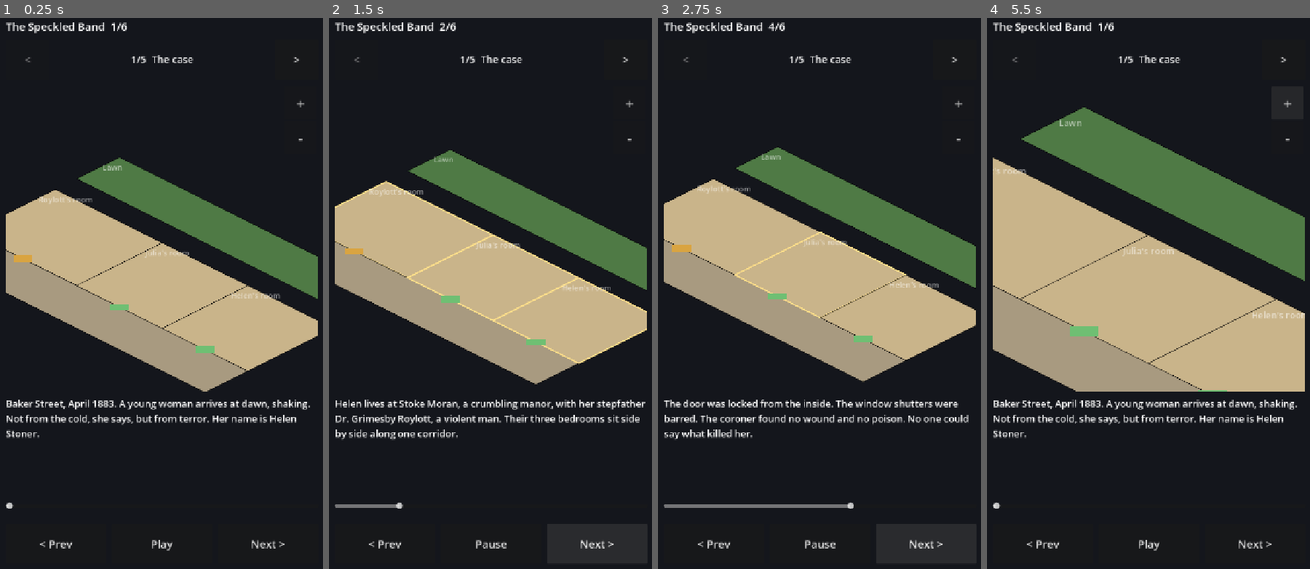
Above: before the commit, frames 1-4 (left to right).
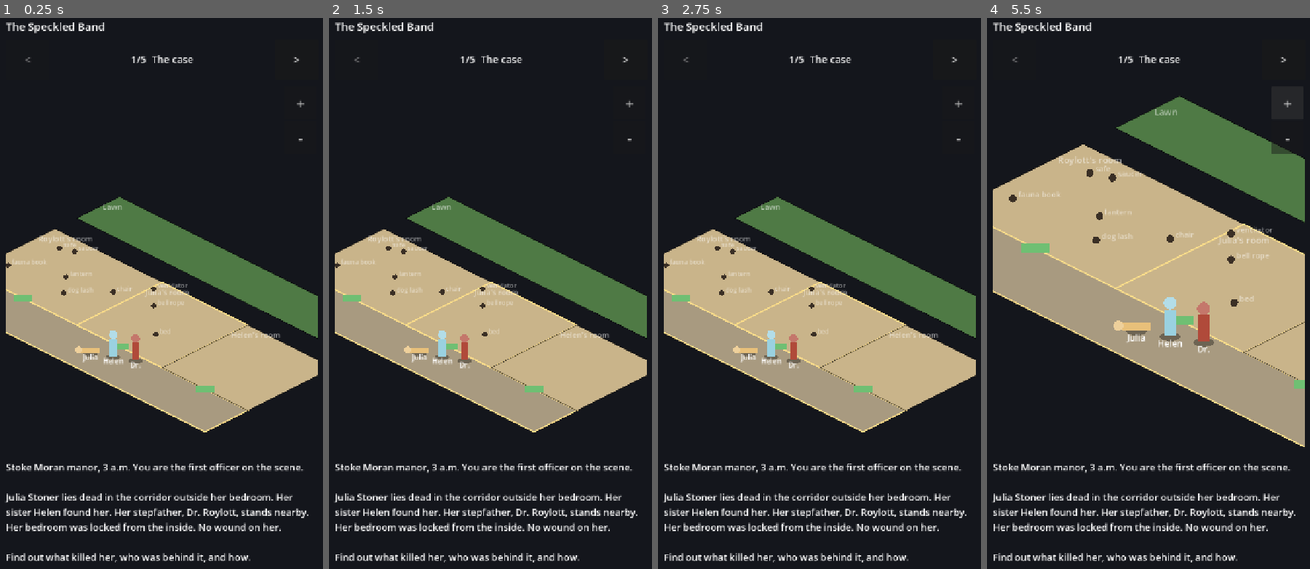
Above: after the commit, the same moments.

Repository: bsmmoon/game-4
Game: Godot game, scene res://main.tscn
The game is run twice, just before and just after one commit, with the same random seed, the same clock (stepped at 60 frames per second) and the same inputs.
Inputs (mouse positions are in pixels of both pictures, inside the frame that each line leads up to):
- Up to frame 1 (0.25 s): no input
- Up to frame 2 (1.5 s): click (490, 541) at 0.5 s, where only the run before the commit has a clickable "Play"; click (597, 541) at 1.25 s, where only the run before the commit has a clickable "Next >"
- Up to frame 3 (2.75 s): click (926, 541) at 2 s, where only the run before the commit has a clickable "Next >"
- Up to frame 4 (5.5 s): click ">" at 2.75 s; click "Play" at 3.5 s; click "<" at 4.25 s; click "+" at 5 s

The runs differ from the first frame. In frame 1, 32% of the frame differs, in the area x 1-99%, y 0-99%; in frame 2, 35%; in frame 3, 35%; in frame 4, 40%.

Commit message:
Opening tab: arrive at the scene as police instead of reading a story
briefing is now one {focus, hide, text}: the final state of the night,
lit, people shown, culprit's tools hidden; three short lines of text.

Co-Authored-By: Claude Opus 5.5 <noreply@anthropic.com>

Diff:
--- a/cases/speckled-band/case.json
+++ b/cases/speckled-band/case.json
@@ -6,14 +6,8 @@
     "format_version": "0.1-proto",
     "scope": "Prototype subset: the night of Julia's death only."
   },
-  "briefing": [
-    { "focus": [], "text": "Baker Street, April 1883. A young woman arrives at dawn, shaking. Not from the cold, she says, but from terror. Her name is Helen Stoner." },
-    { "focus": ["roylott_room", "middle_room", "helen_room"], "text": "Helen lives at Stoke Moran, a crumbling manor, with her stepfather Dr. Grimesby Roylott, a violent man. Their three bedrooms sit side by side along one corridor." },
-    { "focus": ["middle_room"], "text": "Two years ago her twin sister Julia, two weeks before her wedding, died in the middle bedroom. Helen heard her scream in the night, and Julia died within minutes." },
-    { "focus": ["middle_room"], "text": "The door was locked from the inside. The window shutters were barred. The coroner found no wound and no poison. No one could say what killed her." },
-    { "focus": ["middle_room"], "text": "Now Helen is engaged herself, and has been moved into Julia's old room. Last night she heard a low whistle, the same sound Julia heard before she died." },
-    { "focus": [], "text": "Your case: what killed Julia Stoner, who was behind it, and how did it get into a locked room?\n\nHear Helen's testimony, search the house, then Solve. The truth tab replays the real night, so save it for last." }
-  ],
+  "briefing": { "focus": ["corridor", "middle_room"], "hide": ["adder"],
+    "text": "Stoke Moran manor, 3 a.m. You are the first officer on the scene.\n\nJulia Stoner lies dead in the corridor outside her bedroom. Her sister Helen found her. Her stepfather, Dr. Roylott, stands nearby. Her bedroom was locked from the inside. No wound on her.\n\nFind out what killed her, who was behind it, and how." },
   "verbs": ["move", "lock", "unlock", "open", "sleep", "wake", "light", "climb", "release", "descend", "bite", "strike_match", "scream", "whistle", "shut", "speak", "point", "collapse"],
   "locations": [
     { "id": "roylott_room", "name": "Roylott's room", "light": "dark",
--- a/src/view/main.gd
+++ b/src/view/main.gd
@@ -30,7 +30,7 @@
 var layout: Dictionary = {}
 
 var mode := "brief"   # one of MODES, or "explain"
-var steps: Array = [] # brief: pages; truth: event indices; testimony: claim dicts; investigate: room ids
+var steps: Array = [] # brief: the scene; truth: event indices; testimony: claim dicts; investigate: room ids
 var step := 0
 var playing := false
 var _play_t := 0.0
@@ -176,7 +176,7 @@
 	_notes_open = false
 	selected = ""
 	if mode == "brief":
-		steps = data.raw.get("briefing", []).duplicate()
+		steps = [data.raw.get("briefing", {})]
 	elif mode == "truth":
 		for i in timeline.size():
 			steps.append(i)
@@ -195,7 +195,8 @@
 	mode_prev.disabled = at == 0
 	mode_next.disabled = at == MODES.size() - 1
 	var searching := mode == "investigate"
-	slider.visible = mode in ["brief", "truth", "testimony", "explain"]
+	slider.visible = mode in ["truth", "testimony", "explain"]
+	prev_btn.get_parent().visible = mode != "brief"
 	prev_btn.text = "< Room" if searching else "< Prev"
 	next_btn.text = "Room >" if searching else "Next >"
 	play_btn.text = "Play"
@@ -290,23 +291,17 @@
 
 # --- frames ---------------------------------------------------------------
 
-## The client's story: the house as it stands, no people, nothing given away.
+## Arriving at the scene: the house as the night left it. Anything the
+## case lists under "hide" (the culprit's tools) stays off the map.
 func _show_brief(page: Dictionary) -> void:
-	var focus: Array = page.get("focus", [])
-	var start = timeline.state_before(0)
-	var f := { "rooms": {}, "doors": {}, "actors": [], "bubbles": [], "objects": [] }
-	var around: Array = focus if not focus.is_empty() else layout.spots.keys()
-	var c := Vector2.ZERO
-	for id in around:
-		c += _spot(id)
-	f.center = c / around.size()
-	for id in layout.rooms:
-		f.rooms[id] = { "lit": true, "known": true, "focus": focus.has(id), "name": data.locations[id].name }
-	for oid in start.objects:
-		if start.objects[oid].has("door") and oid.begins_with("door_"):
-			f.doors[oid] = start.objects[oid].door
-	title.text = "%s  %d/%d" % [data.raw.meta.title, step + 1, steps.size()]
-	caption.text = page.text
+	var last: int = timeline.size() - 1
+	var f := _base_frame(timeline.event(last), timeline.state_after(last), page.get("focus", []), "")
+	var hide: Array = page.get("hide", [])
+	f.actors = f.actors.filter(func(a): return not hide.has(a.id))
+	for id in f.rooms:
+		f.rooms[id].lit = true  # the police bring lamps
+	title.text = data.raw.meta.title
+	caption.text = page.get("text", "")
 	map.set_frame(f)
 
 
--- a/tests/test_tabs.gd
+++ b/tests/test_tabs.gd
@@ -8,13 +8,12 @@
 	root.add_child(m)
 	for i in 30:
 		await process_frame
-	_check(m.mode == "brief" and m.steps.size() == 6, "opens on the briefing")
-	_check(m.caption.text.contains("Helen Stoner"), "briefing introduces the client")
+	_check(m.mode == "brief" and m.steps.size() == 1, "opens on the scene")
+	_check(m.caption.text.contains("Julia Stoner"), "scene names the victim")
+	var ids: Array = m.map.frame.actors.map(func(a): return a.id)
+	_check(ids.has("julia") and ids.has("helen") and not ids.has("adder"), "scene shows the people, hides the adder %s" % [ids])
 	_check(m.mode_prev.disabled and not m.mode_next.disabled, "first tab: back disabled")
 	await _shot(m, "brief_0")
-	m._go(1)
-	m._go(1)
-	await _shot(m, "brief_2")
 	m.mode_prev.pressed.emit()
 	_check(m.mode == "brief", "back from the first tab does not wrap")
 	var seen := []
Binary file removed: .tg_images/b6f6d644268f4dcabcc81678eca3e13e.jpg
Not shown, changed: docs/case-format.md
